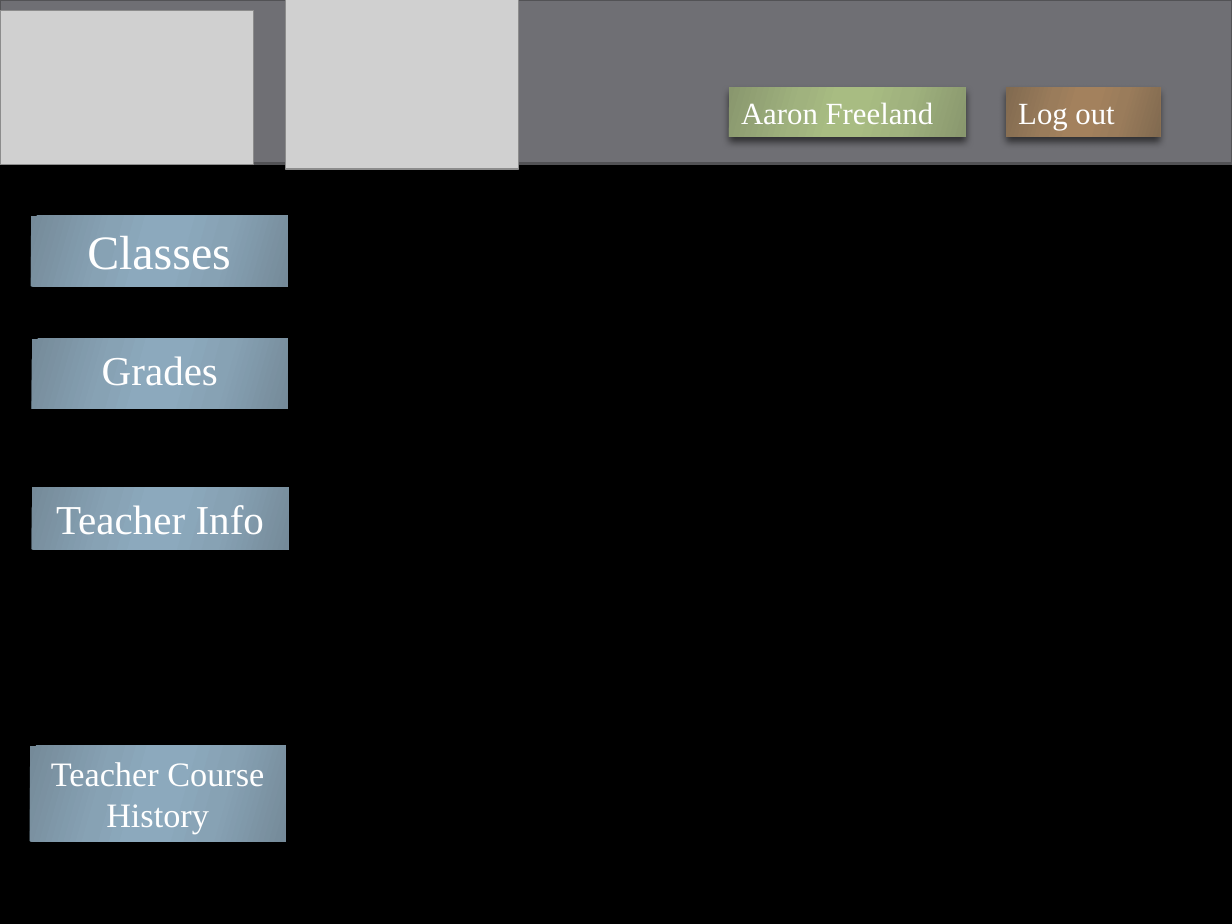
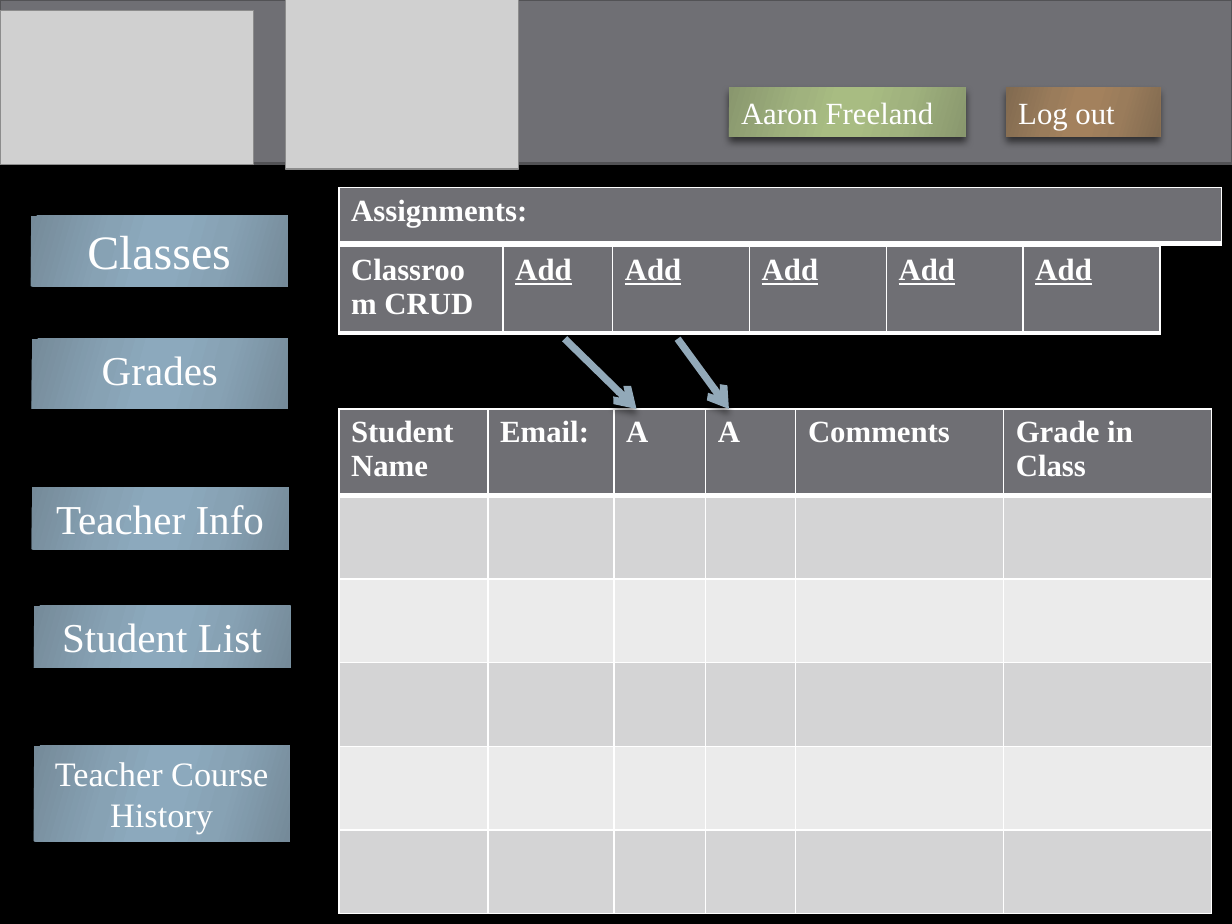
Before and after one commit to WVUP/Spring-2015, a slide deck: slide 4 of Assignments/Gradebook App PowerPont/Austin Brand/Javascript Gradebook Storyboard.pptx. Drawn at 1232x924 pixels with LibreOffice and Linux fonts; fonts in the diff are those of the drawing; grey boxes stand for pictures; background and template pictures are left out. Boxes give left, top, right and bottom in pixels: in the first picture for what was removed or moved away, otherwise in the second. Text is boxed around its words. In the diff, an @@ line names an element or a change of style, - is before the commit and + after.

Commit message:
nonsense

```diff
--- a/Assignments/Gradebook App PowerPont/Austin Brand/Javascript Gradebook Storyboard.pptx
+++ b/Assignments/Gradebook App PowerPont/Austin Brand/Javascript Gradebook Storyboard.pptx
@@ table added at [339,187,1222,243], 1 rows, 1 columns @@
+Assignments:
@@ table added at [339,246,1159,333], 1 rows, 6 columns @@
+Classroom CRUD | Add | Add | Add | Add | Add
@@ arrow added from (564, 339) to (637, 409), #92A9B9 4.25 pt @@
@@ arrow added from (678, 339) to (729, 409), #92A9B9 4.25 pt @@
@@ table added at [339,409,1211,914], 6 rows, 6 columns @@
+Student Name | Email: | A | A | Comments | Grade in Class
+ |  |  |  |  | 
+ |  |  |  |  | 
+ |  |  |  |  | 
+ |  |  |  |  | 
+ |  |  |  |  | 
@@ rectangle added at [33,606,290,668], fill gradient #768B99 to #88A2B4 to #8DAABE, 24 pt, text #FFFFFF @@
+Student List
@@ rectangle "Teacher Course History": place and size @@
-rectangle "Teacher Course History" at [30,745,286,840]
+rectangle "Teacher Course History" at [33,745,290,840]
```
